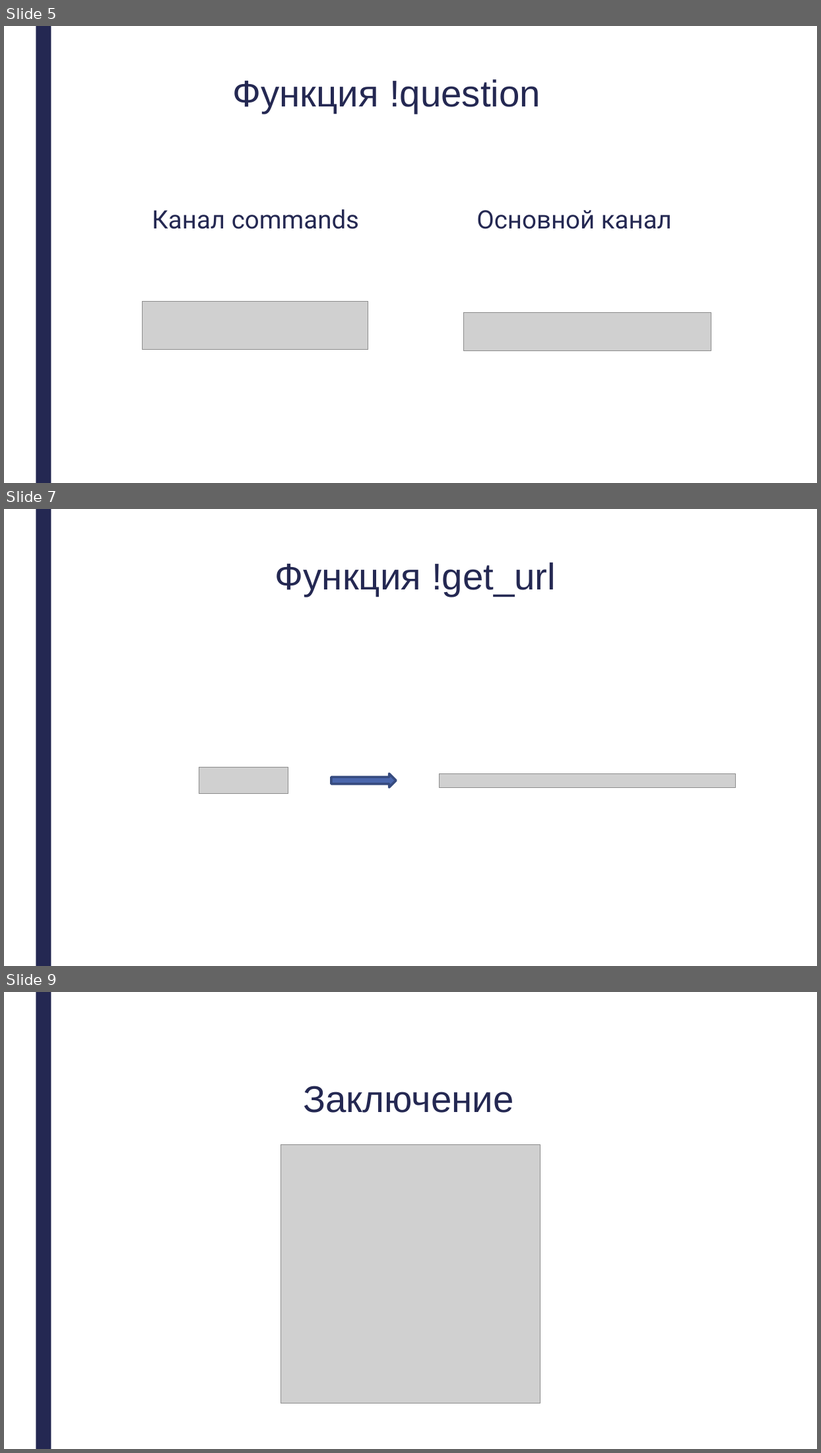
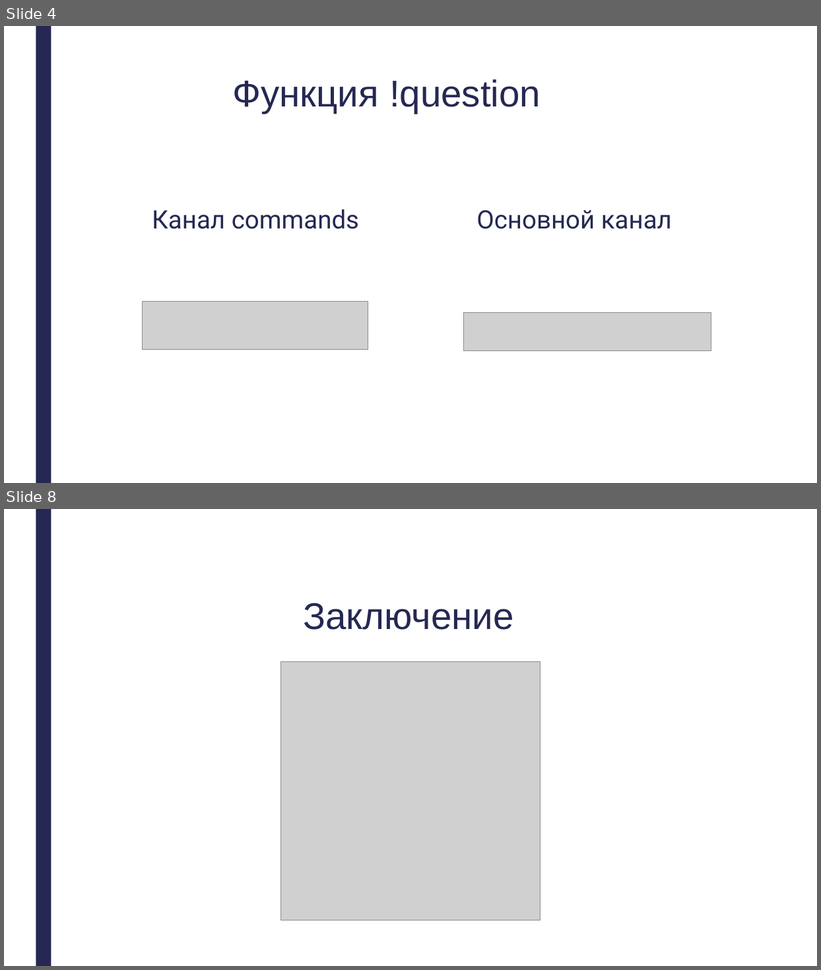
Before and after one commit to misantrhope13/discord_bot, a slide deck: data/Защита проекта/Презентация.pptx. Shown one above the other, each under a label of ours: slides 5, 7 and 9 before the commit, slides 4 and 8 after it; the slides between them are not shown. The pictures are 821x1453 and 821x970 pixels, drawn with LibreOffice and Linux fonts; fonts in the diff are those of the drawing; grey boxes stand for pictures. Boxes give left, top, right and bottom in pixels: in the first picture for what was removed or moved away, otherwise in the second. Text is boxed around its words. In the diff, an @@ line names an element or a change of style, - is before the commit and + after.

```diff
--- a/data/Защита проекта/Презентация.pptx
+++ b/data/Защита проекта/Презентация.pptx
@@ slide 7 removed at (4, 509, 817, 966), background #FFFFFF; not listed: 1 template element that a slide beside it also shows @@
@@ title removed at (275, 562, 556, 596) @@
-Функция !get_url
@@ picture removed at (199, 768, 288, 794) @@
@@ right arrow removed at (331, 774, 396, 788) @@
@@ picture removed at (440, 774, 736, 788) @@
@@ what was slide 5 is now slide 4 @@
@@ what was slide 9 is now slide 8 @@
```
Also in this commit, not shown: 3 slides changed, 2 slides added, 2 other slides removed, 1 other file.
